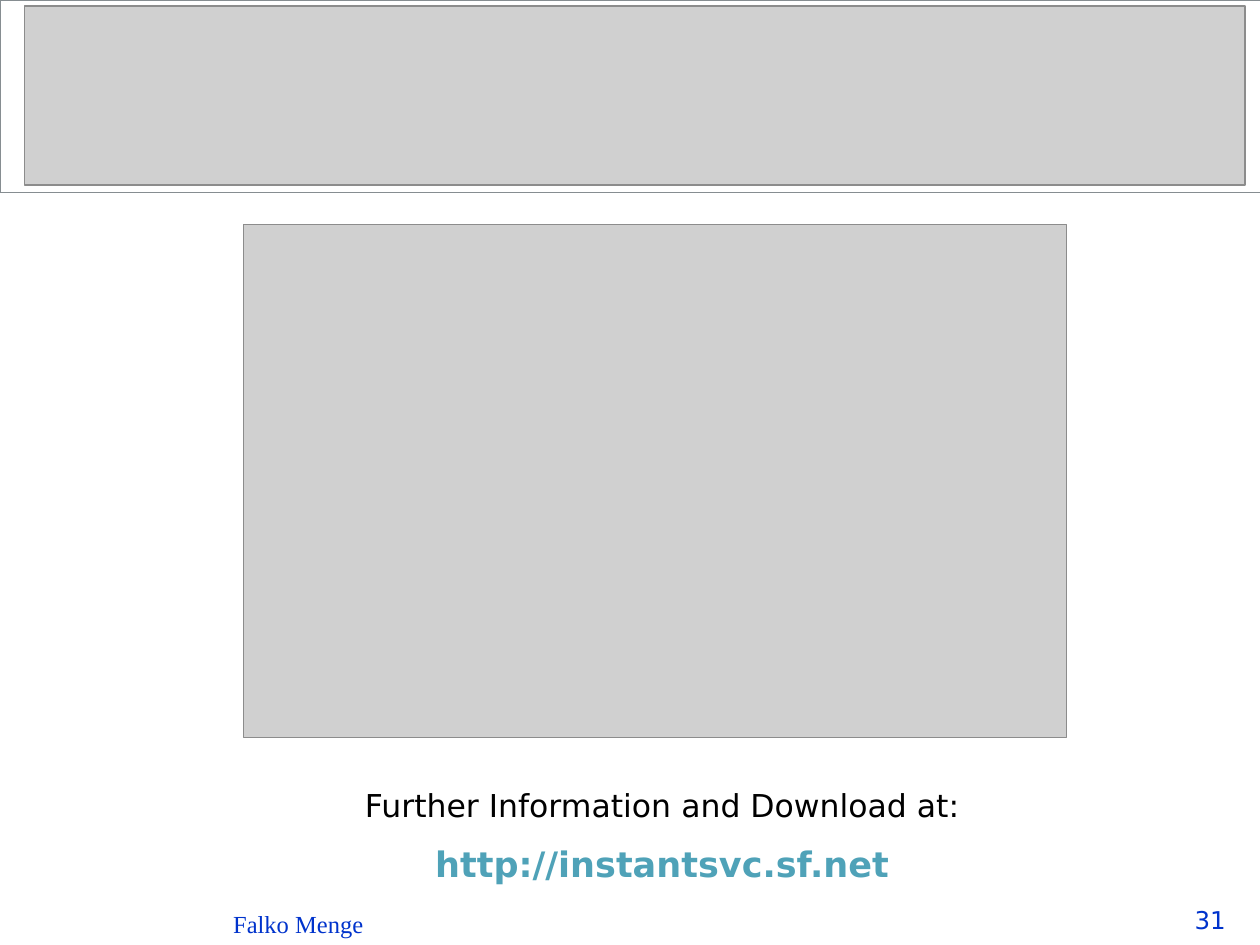
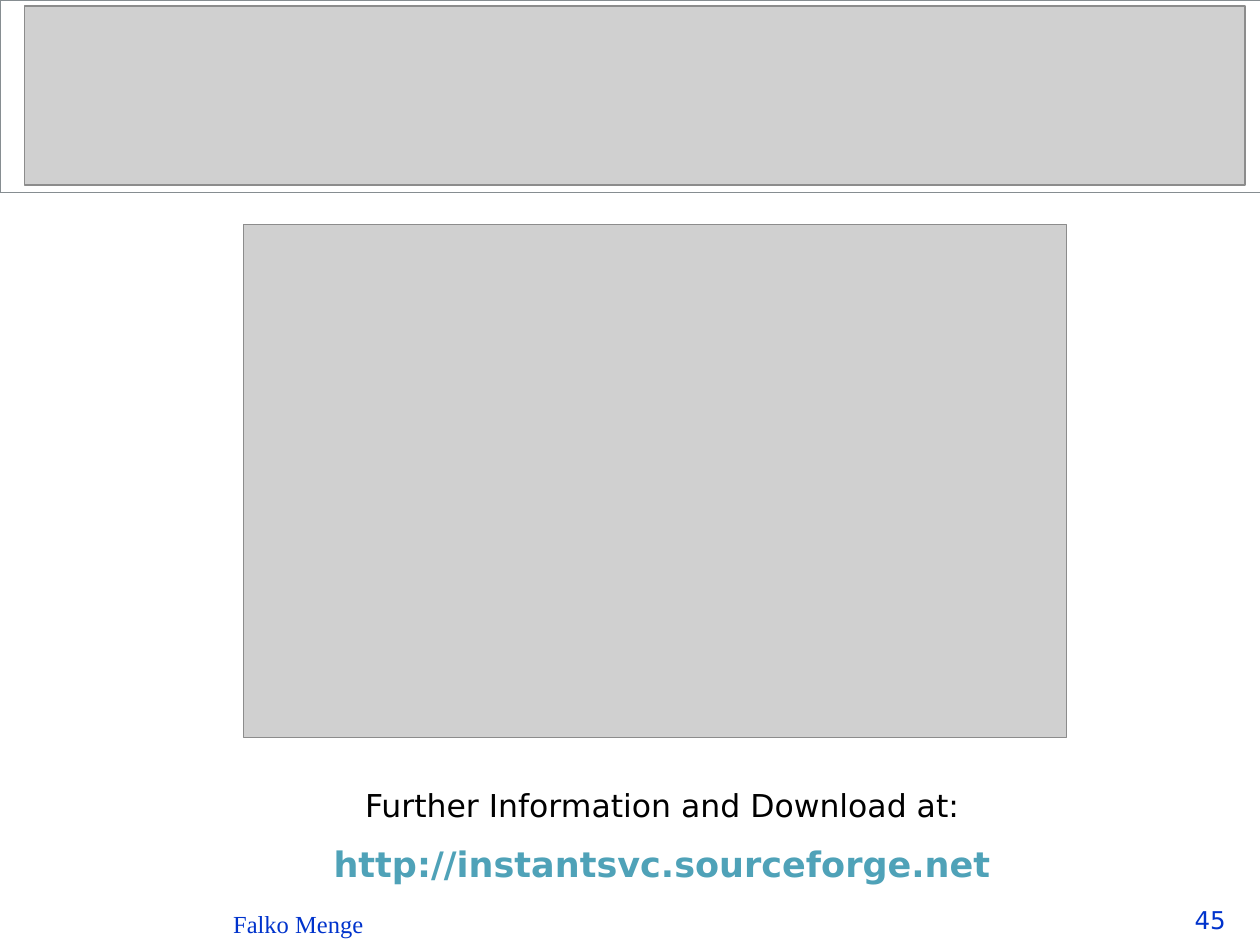
Before and after one commit to Seb35/InstantSVC, a slide deck: slide 45 of doc/presentations/InstantSVC - The PHP Web Service Builder.ppt (slide 31 before the commit). Drawn at 1260x945 pixels with LibreOffice and Linux fonts; fonts in the diff are those of the drawing; grey boxes stand for pictures; background and template pictures are left out. Boxes give left, top, right and bottom in pixels: in the first picture for what was removed or moved away, otherwise in the second. Text is boxed around its words. In the diff, an @@ line names an element or a change of style, - is before the commit and + after.

```diff
--- a/doc/presentations/InstantSVC - The PHP Web Service Builder.ppt
+++ b/doc/presentations/InstantSVC - The PHP Web Service Builder.ppt
@@ text at [334,850,991,885]: text changed @@
-http://instantsvc.sf.net
+http://instantsvc.sourceforge.net
@@ page number at [1195,911,1226,930]: text changed @@
-31
+45
```
Also in this commit, not shown: 21 other slides changed, 8 slides added.
